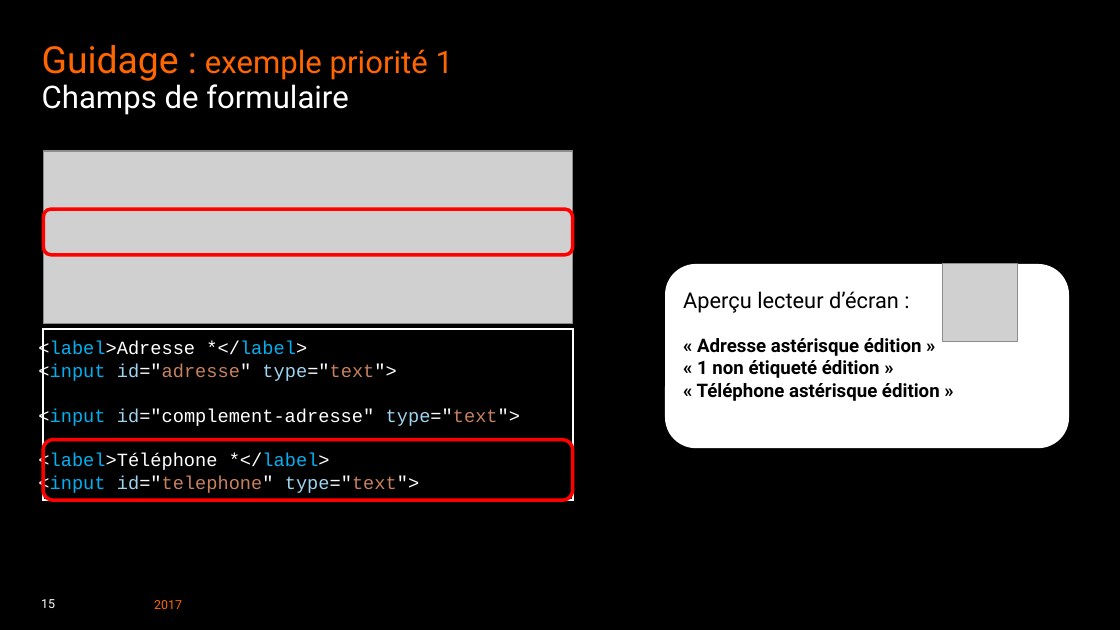
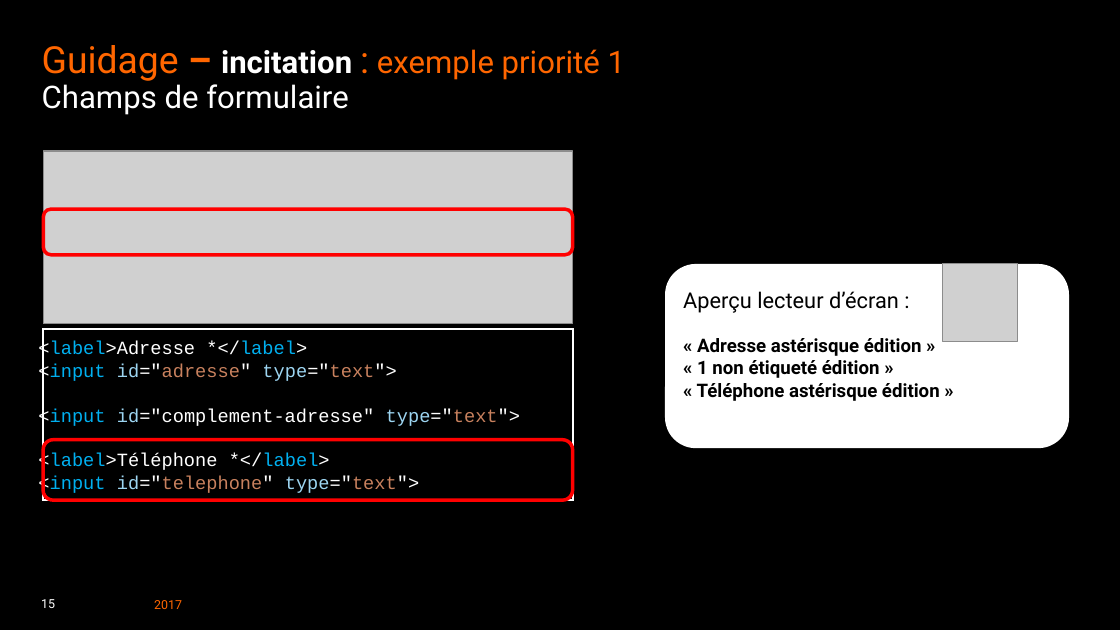
Before and after one commit to Aniort/PW2017, a slide deck: slide 15 of pw2017-Ergo a11y VT.ppt. Drawn at 1120x630 pixels with LibreOffice and Linux fonts; fonts in the diff are those of the drawing; grey boxes stand for pictures; background and template pictures are left out. Boxes give left, top, right and bottom in pixels: in the first picture for what was removed or moved away, otherwise in the second. Text is boxed around its words. In the diff, an @@ line names an element or a change of style, - is before the commit and + after.

```diff
--- a/pw2017-Ergo a11y VT.ppt
+++ b/pw2017-Ergo a11y VT.ppt
@@ title at [42,45,625,115]: text changed; text colour #FF6600 to #FFFFFF @@
-Guidage : exemple priorité 1
-Champs de formulaire
+Guidage – incitation : exemple priorité 1
+Champs de formulaire
```
Also in this commit, not shown: 22 other slides changed, 1 slide added, 3 slides removed, 7 other files.
